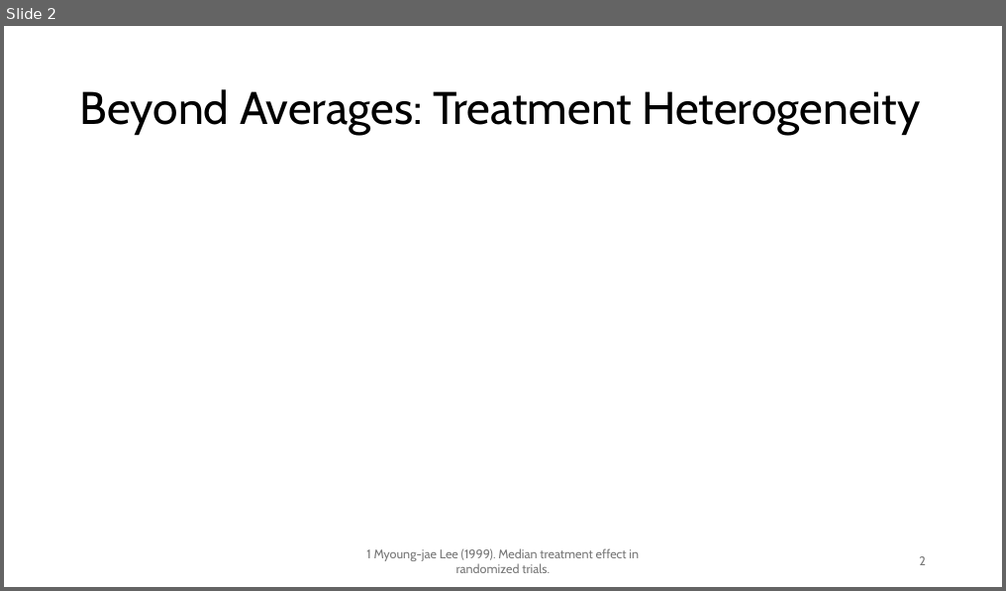
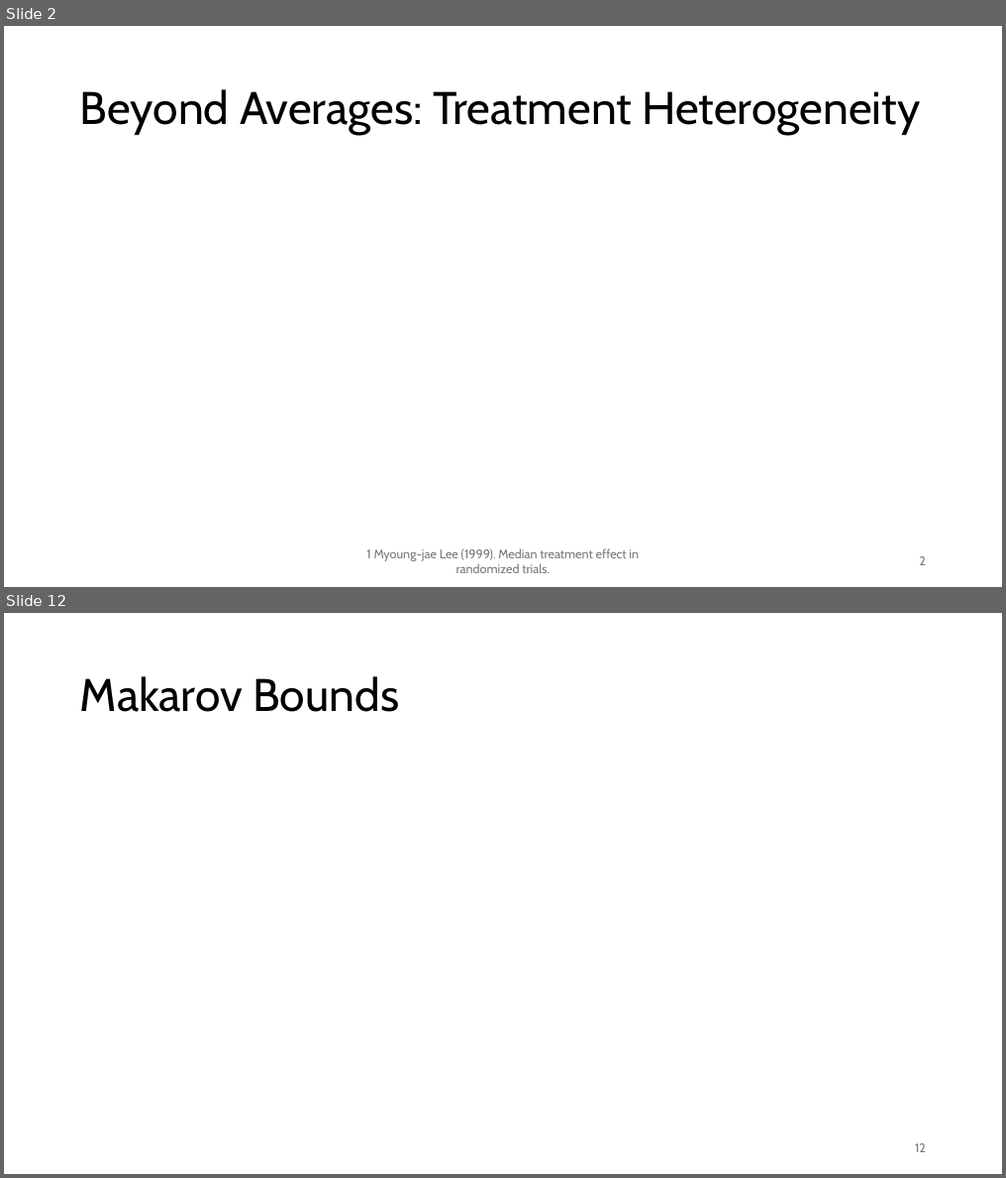
Before and after one commit to chasehmathis/dkw-ind-treat-effect, a slide deck: dkw-po-presentation.pptx. Shown one above the other, each under a label of ours: slide 2 before the commit, slides 2 and 12 after it; the slides between them are not shown. The pictures are 1006x591 and 1006x1178 pixels, drawn with LibreOffice and Linux fonts; fonts in the diff are those of the drawing; grey boxes stand for pictures. Boxes give left, top, right and bottom in pixels: in the first picture for what was removed or moved away, otherwise in the second. Text is boxed around its words. In the diff, an @@ line names an element or a change of style, - is before the commit and + after.

```diff
--- a/dkw-po-presentation.pptx
+++ b/dkw-po-presentation.pptx
@@ slide 12 added at [4, 613, 1002, 1174], background #FFFFFF @@
@@ title added at [80, 676, 399, 712], 44 pt, text #000000 @@
+Makarov Bounds
@@ page number added at [915, 1144, 926, 1153], 12 pt, text #797979 @@
+12
```
Also in this commit, not shown: 1 slide changed, 8 other slides added, 11 other files.
